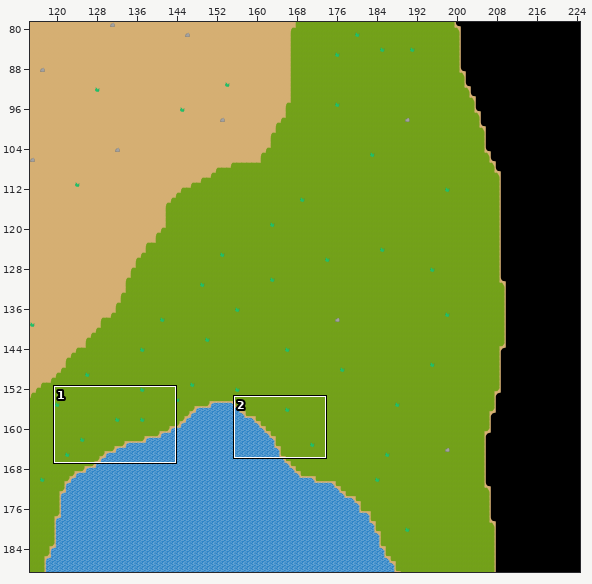
Two states of a Tiled map, assets_src/island.tmx. The first picture is a wide view before the edit; the outline marks the close-up.
Close-up. Before:
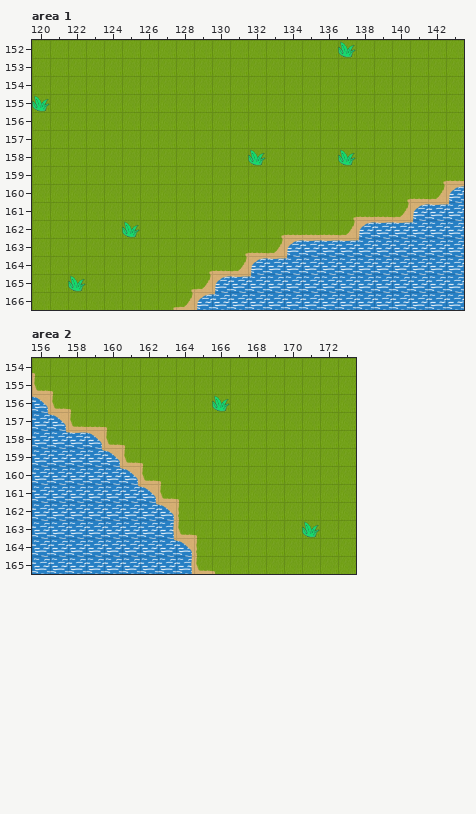
Cells are 48x48 px. Shown: area 1 x 120..143, y 152..166; area 2 x 156..173, y 154..165. The commit also changed other parts of the map, which this record leaves out.
The same view after the edit:
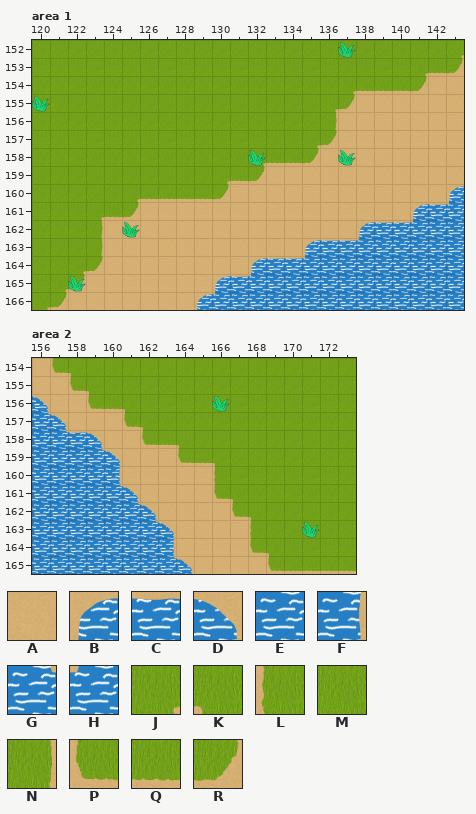
Key: from "tileset": A 35, B 96, C 97, D 98, E 113, F 114, G 115, H 116, J 147, K 148, L 160, M 161, N 162, P 176, Q 177, R 178.
_ is an empty cell, . an unchanged one.
Diff:
--- layer "ground", area 1
@@ x 120..143 @@
-152 .......................M
-153 .....................MMM
-154 .................MMMMMMM
-155 ................MMMMMMMM
-156 ................MMMMMMMM
-157 ...............MMMMMMMMM
-158 ............MMMMMMMMMMMM
-159 ..........MMMMMMMMMMMMJQ
-160 .....MMMMMMMMMMMMMMMJQR.
-161 ...MMMMMMMMMMMMMMJQQR...
-162 ...MMMMMMMMMMJQQQR......
-163 ...MMMMMMMMJQRBC........
-164 ..MMMMMMMJQR..HE........
-165 .MMMMMMMJR..............
-166 MMMMMMMJR...............
+152 .......................J
+153 .....................JQR
+154 .................JQQQRAA
+155 ................JRAAAAAA
+156 ................NAAAAAAA
+157 ...............JRAAAAAAA
+158 ............JQQRAAAAAAAA
+159 ..........JQRAAAAAAAAAAA
+160 .....JQQQQRAAAAAAAAAAAA.
+161 ...JQRAAAAAAAAAAAAAAA...
+162 ...NAAAAAAAAAAAAAA......
+163 ...NAAAAAAAAAAAB........
+164 ..JRAAAAAAAA..CH........
+165 .JRAAAAAAA..............
+166 JRAAAAAAA...............
--- layer "ground", area 2
@@ x 156..173 @@
-154 KMM...............
-155 PKMM..............
-156 .PKMMM............
-157 ..PQKMM...........
-158 ....PKMMM.........
-159 .....PKMMMM.......
-160 ....GDPKMMM.......
-161 ....EGDPKMMM......
-162 .....EGDLMMMM.....
-163 ......EFPKMMM.....
-164 .......GDLMMMM....
-165 .......EFPKMMMMMMM
+154 APK...............
+155 AAPK..............
+156 .AAPQK............
+157 ..AAAPK...........
+158 ....AAPQK.........
+159 .....AAAPQK.......
+160 ....FAAAAAL.......
+161 ....GDAAAAPK......
+162 .....GDAAAAPK.....
+163 ......GDAAAAL.....
+164 .......FAAAAPK....
+165 .......GDAAAAPQQQQ
Pixel boxes of the changes (left, top, right, bottom) in both close-ups:
changed: (32, 48, 464, 310)
changed: (32, 358, 356, 574)
